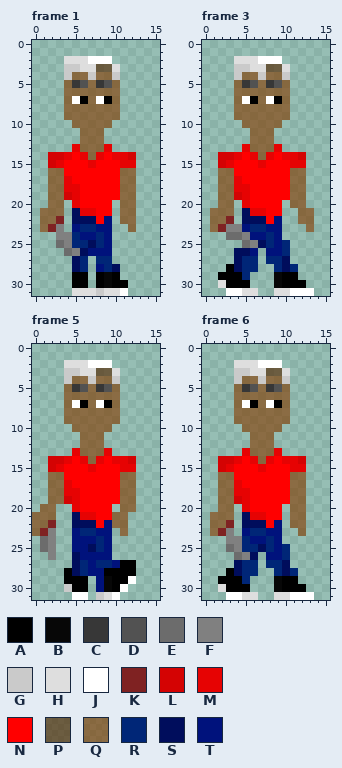
A pixel-art file gets an edit: Assets/Resources/PlayerPreviews/Player_1_3_1_Knife.aseprite. The picture above is the old version.
16x32 pixels, 9 frames. Shown: frame 1, frame 3, frame 5, frame 6. The commit also changed other frames, which this record leaves out.
Palette (. is transparent): A #000000  B #070707  C #373737  D #525252  E #6c6c6c  F #808080  G #cacaca  H #dedede  J #ffffff  K #7f2222  L #d40303  M #e60303  N #ff0000  P #552600a3  Q #843b009f  R #002677  S #000d5c  T #00127c
After the commit:
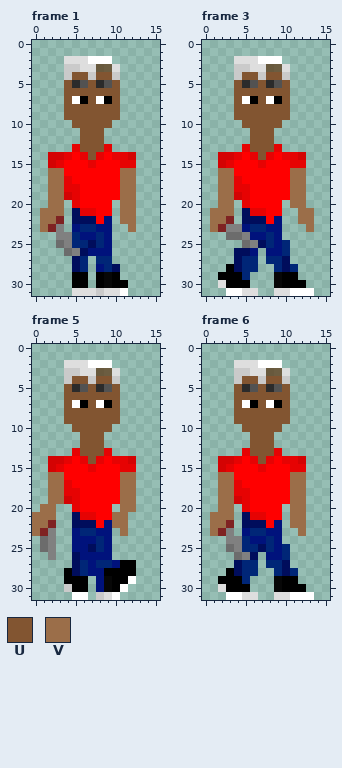
Colours new in this view: U #825531  V #9b6e49
Log entry: Fixed some player colour glitches
Changes in this commit:
@@ palette @@
-C #373737
+C #2b2b2b
--- frame 1
@@ x 0..15 @@
  3 ....GGHHPPH.....
- 4 ....GQQGQQG.....
- 5 ....QCDQCDQ.....
- 6 ....QQQQQQQ.....
- 7 ....QJAQJAQ.....
- 8 ....QQQQQQQ.....
- 9 ....QQQQQQQ.....
-10 .....QQQQQ......
-11 ......QQQ.......
-12 ......QQQ.......
-13 .....MQQQM......
-14 ..LLMNMQMNMML...
+ 4 ....GUUGUUG.....
+ 5 ....UCDUCDU.....
+ 6 ....UUUUUUU.....
+ 7 ....UJAUJAU.....
+ 8 ....UUUUUUU.....
+ 9 ....UUUUUUU.....
+10 .....UUUUU......
+11 ......UUU.......
+12 ......UUU.......
+13 .....MUUUM......
+14 ..LLMNMUMNMML...
 15 ..LMNNNMNNNMM...
-16 ..QQNNNNNNNQQ...
-17 ..QQMNNNNNNQQ...
-18 ..QQMMNNNNNQQ...
-19 ..QQLMNNNNNQQ...
-20 ..QQ.MNNNN.QQ...
-21 .QQQ.SMMNN.QQ...
-22 .QQK.SSSNT.QQ...
-23 .QKF.TRRTT..Q...
+16 ..VVNNNNNNNVV...
+17 ..VVMNNNNNNVV...
+18 ..VVMMNNNNNVV...
+19 ..VVLMNNNNNVV...
+20 ..VV.MNNNN.VV...
+21 .VVV.SMMNN.VV...
+22 .VVK.SSSNT.VV...
+23 .VKF.TRRTT..V...
 24 ...FFRTTRT......
--- frame 3
@@ x 0..15 @@
  3 ....GGHHPPH.....
- 4 ....GQQGQQG.....
- 5 ....QCDQCDQ.....
- 6 ....QQQQQQQ.....
- 7 ....QJAQJAQ.....
- 8 ....QQQQQQQ.....
- 9 ....QQQQQQQ.....
-10 .....QQQQQ......
-11 ......QQQ.......
-12 ......QQQ.......
-13 .....MQQQM......
-14 ..LLMNMQMNMML...
+ 4 ....GUUGUUG.....
+ 5 ....UCDUCDU.....
+ 6 ....UUUUUUU.....
+ 7 ....UJAUJAU.....
+ 8 ....UUUUUUU.....
+ 9 ....UUUUUUU.....
+10 .....UUUUU......
+11 ......UUU.......
+12 ......UUU.......
+13 .....MUUUM......
+14 ..LLMNMUMNMML...
 15 ..LMNNNMNNNMM...
-16 ..QQNNNNNNNQQ...
-17 ..QQMNNNNNNQQ...
-18 ..QQMMNNNNNQQ...
-19 ..QQLMNNNNNQQ...
-20 ..QQ.MNNNN.QQ...
-21 .QQQ.SMMNN..QQ..
-22 .QQK.SSSNT..QQ..
-23 .QKFFTRRTT...Q..
+16 ..VVNNNNNNNVV...
+17 ..VVMNNNNNNVV...
+18 ..VVMMNNNNNVV...
+19 ..VVLMNNNNNVV...
+20 ..VV.MNNNN.VV...
+21 .VVV.SMMNN..VV..
+22 .VVK.SSSNT..VV..
+23 .VKFFTRRTT...V..
 24 ...EEFTTRT......
--- frame 5
@@ x 0..15 @@
  3 ....GGHHPPH.....
- 4 ....GQQGQQG.....
- 5 ....QCDQCDQ.....
- 6 ....QQQQQQQ.....
- 7 ....QJAQJAQ.....
- 8 ....QQQQQQQ.....
- 9 ....QQQQQQQ.....
-10 .....QQQQQ......
-11 ......QQQ.......
-12 ......QQQ.......
-13 .....MQQQM......
-14 ..LLMNMQMNMML...
+ 4 ....GUUGUUG.....
+ 5 ....UCDUCDU.....
+ 6 ....UUUUUUU.....
+ 7 ....UJAUJAU.....
+ 8 ....UUUUUUU.....
+ 9 ....UUUUUUU.....
+10 .....UUUUU......
+11 ......UUU.......
+12 ......UUU.......
+13 .....MUUUM......
+14 ..LLMNMUMNMML...
 15 ..LMNNNMNNNMM...
-16 ..QQNNNNNNNQQ...
-17 ..QQMNNNNNNQQ...
-18 ..QQMMNNNNNQQ...
-19 ..QQLMNNNNNQQ...
-20 .QQ..MNNNN.QQ...
-21 QQQ..SMMNNQQ....
-22 QQK..SSSNTQQ....
-23 QKF..TRRTT.Q....
+16 ..VVNNNNNNNVV...
+17 ..VVMNNNNNNVV...
+18 ..VVMMNNNNNVV...
+19 ..VVLMNNNNNVV...
+20 .VV..MNNNN.VV...
+21 VVV..SMMNNVV....
+22 VVK..SSSNTVV....
+23 VKF..TRRTT.V....
 24 .EF..TTTRT......
--- frame 6: the same change as frame 1
Pixel boxes of the changes (left, top, right, bottom) in both pictures:
changed: (40, 72, 136, 232)
changed: (210, 72, 314, 232)
changed: (32, 376, 136, 536)
changed: (210, 376, 306, 536)
